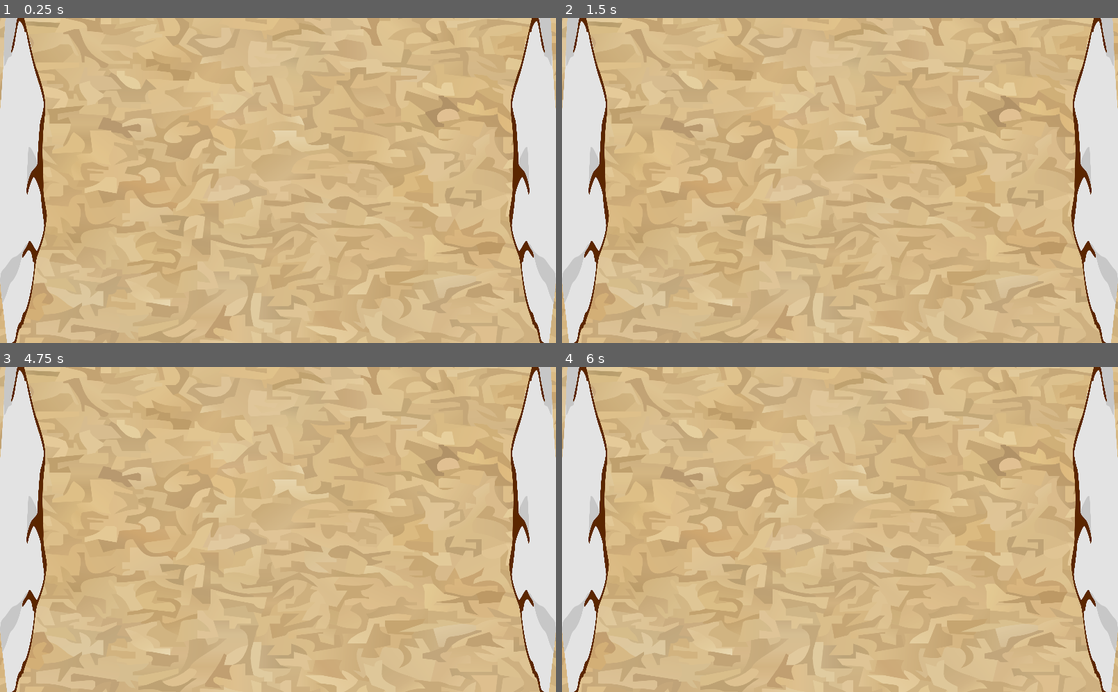
Above: before the commit, frames 1-4 (two rows, left to right).
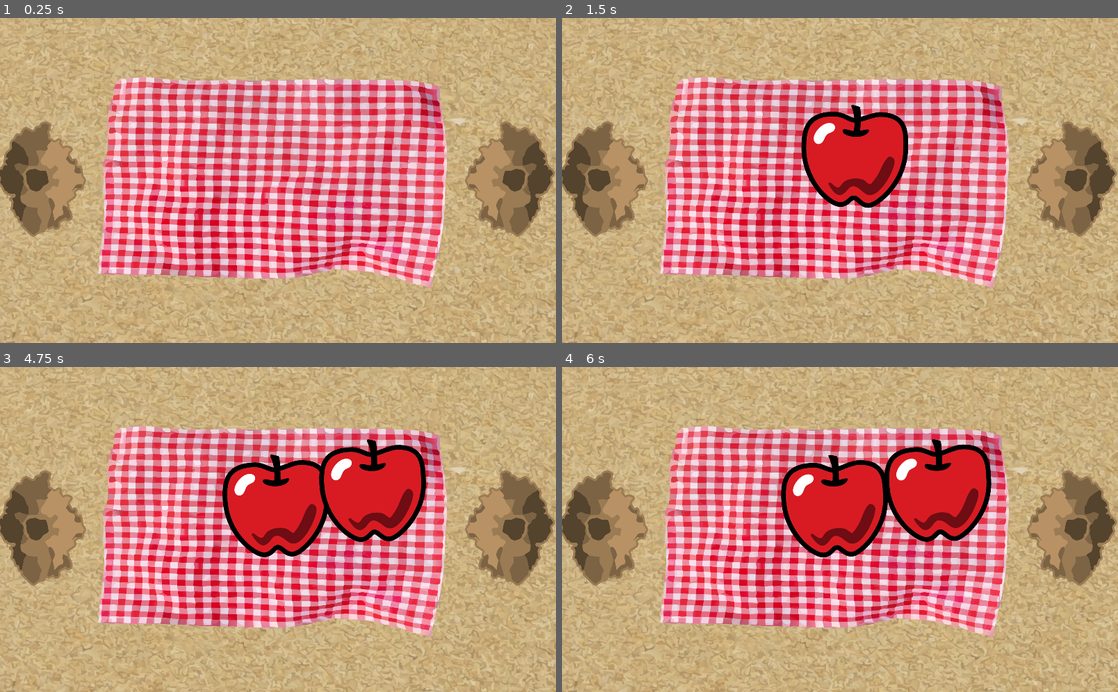
Above: after the commit, the same moments.

Repository: Luzzotica/BugOfWar
Game: Godot game, scene res://Entities/BugOfWar/PicnicMap.tscn
The game is run twice, just before and just after one commit, with the same random seed, the same clock (stepped at 60 frames per second) and the same inputs. This scene is started directly instead of the project's main scene. The engine's default icon, where the game draws it, is replaced by a stand-in: a white triangle on a blue panel in a dark square.
Inputs (mouse positions are in pixels of both pictures, inside the frame that each line leads up to):
- Up to frame 1 (0.25 s): no input
- Up to frame 2 (1.5 s): tap Enter at 0.5 s; move the mouse to (962, 164) at 0.52 s; hold Right (ui_right) 0.53-1.25 s; hold A (a) 0.53-1.25 s; click (962, 164) at 0.67 s; tap D (d) at 0.8 s; tap Space (special) at 1.25 s; drag from (728, 196) to (584, 180) at 1.27 s
- Up to frame 3 (4.75 s): tap Enter at 2, 3.5 s; move the mouse to (333, 458) at 2.02 s; hold Right (ui_right) 2.03-2.75 s; hold S (s) 2.03-2.75 s; tap W (w) at 2.3 s; tap Space (special) at 2.75, 4.25 s; drag from (250, 594) to (533, 529) at 2.77 s; move the mouse to (444, 578) at 3.52 s; hold Left (ui_left) 3.53-4.25 s; hold A (a) 3.53-4.25 s; tap D (d) at 3.8 s; drag from (111, 480) to (194, 448) at 4.27 s
- Up to frame 4 (6 s): move the mouse to (867, 529) at 5.02 s; hold Down (ui_down) 5.03-5.75 s; hold D (d) 5.03-5.75 s; click (867, 529) at 5.17 s; tap W (w) at 5.3 s; drag from (756, 448) to (584, 529) at 5.77 s

The runs differ from the first frame. In frame 1, 64% of the frame differs, in the area x 0-100%, y 0-100%; in frame 2, 64%; in frame 3, 64%; in frame 4, 64%.
Error after the commit: Attempt to call function 'get_overlapping_bodies' in base 'null instance' on a null instance. (res://Entities/BugOfWar/Anthill.gd:28)

Commit message:
Added lots of assets

Diff:
--- /dev/null
+++ b/Entities/BugOfWar/AntIK.gd
@@ -0,0 +1,21 @@
+extends Node2D
+
+onready var foot_right_one = $Skeleton/LegUpperR3/LegLower/Foot
+onready var foot_right_one_target: Node2D = $LegR1Target
+onready var foot_right_one_current_target: Vector3 = foot_right_one.global_position
+
+var distance = 100
+
+# Called when the node enters the scene tree for the first time.
+func _ready():
+	pass # Replace with function body.
+
+
+# Called every frame. 'delta' is the elapsed time since the previous frame.
+#func _process(delta):
+#	pass
+
+func _physics_process(delta):
+	foot_right_one.global_position = foot_right_one_current_target
+	if foot_right_one.global_position.distance_to(foot_right_one_target.global_position) > distance:
+		pass
--- /dev/null
+++ b/Entities/BugOfWar/AntIK.tscn
@@ -0,0 +1,165 @@
+[gd_scene load_steps=7 format=2]
+
+[ext_resource path="res://resources/drawable/black_ant/thorax.png" type="Texture" id=1]
+[ext_resource path="res://resources/drawable/black_ant/leg_upper.png" type="Texture" id=2]
+[ext_resource path="res://resources/drawable/black_ant/leg_lower.png" type="Texture" id=3]
+[ext_resource path="res://resources/drawable/black_ant/foot.png" type="Texture" id=4]
+[ext_resource path="res://resources/drawable/black_ant/abdomen.png" type="Texture" id=5]
+[ext_resource path="res://Entities/BugOfWar/AntIK.gd" type="Script" id=6]
+
+[node name="AntIK" type="Node2D"]
+scale = Vector2( 0.05, 0.05 )
+script = ExtResource( 6 )
+
+[node name="Skeleton" type="Skeleton2D" parent="."]
+
+[node name="LegUpperR3" type="Bone2D" parent="Skeleton"]
+position = Vector2( 120, 260 )
+rotation = 0.0262094
+rest = Transform2D( 0.949235, 0.314567, -0.314567, 0.949235, 120, 260 )
+default_length = 250.0
+__meta__ = {
+"_edit_bone_": true,
+"_edit_ik_": true
+}
+
+[node name="LegUpper" type="Sprite" parent="Skeleton/LegUpperR3"]
+position = Vector2( 180, 60 )
+rotation = 1.847
+texture = ExtResource( 2 )
+
+[node name="LegLower" type="Bone2D" parent="Skeleton/LegUpperR3"]
+position = Vector2( 380, 120 )
+rotation = 0.363467
+rest = Transform2D( 0.951901, -0.306404, 0.306404, 0.951901, 380, 120 )
+__meta__ = {
+"_edit_bone_": true
+}
+
+[node name="LegLower" type="Sprite" parent="Skeleton/LegUpperR3/LegLower"]
+position = Vector2( 3.05176e-05, 100 )
+texture = ExtResource( 3 )
+
+[node name="Foot" type="Bone2D" parent="Skeleton/LegUpperR3/LegLower"]
+position = Vector2( 20, 200 )
+rotation = 0.975461
+rest = Transform2D( 0.212608, 0.977138, -0.977138, 0.212608, 20, 200 )
+default_length = 250.0
+__meta__ = {
+"_edit_bone_": true,
+"_edit_ik_": true
+}
+
+[node name="Foot" type="Sprite" parent="Skeleton/LegUpperR3/LegLower/Foot"]
+position = Vector2( 56.5833, -44.7027 )
+rotation = -1.25664
+texture = ExtResource( 4 )
+
+[node name="LegUpperR2" type="Bone2D" parent="Skeleton"]
+position = Vector2( 140, 160 )
+rotation = -0.197136
+rest = Transform2D( 0.980631, -0.195862, 0.195862, 0.980631, 140, 160 )
+default_length = 250.0
+__meta__ = {
+"_edit_bone_": true,
+"_edit_ik_": true
+}
+
+[node name="LegUpper" type="Sprite" parent="Skeleton/LegUpperR2"]
+position = Vector2( 180, 60 )
+rotation = 1.847
+texture = ExtResource( 2 )
+
+[node name="LegLower" type="Bone2D" parent="Skeleton/LegUpperR2"]
+position = Vector2( 380, 120 )
+rotation = 0.277206
+rest = Transform2D( 0.961824, 0.273669, -0.273669, 0.961824, 380, 120 )
+__meta__ = {
+"_edit_bone_": true
+}
+
+[node name="LegLower" type="Sprite" parent="Skeleton/LegUpperR2/LegLower"]
+position = Vector2( 3.05176e-05, 100 )
+texture = ExtResource( 3 )
+
+[node name="Foot" type="Bone2D" parent="Skeleton/LegUpperR2/LegLower"]
+position = Vector2( 20, 200 )
+rotation = 1.17657
+rest = Transform2D( 0.384096, 0.923293, -0.923293, 0.384096, 20, 200 )
+default_length = 250.0
+__meta__ = {
+"_edit_bone_": true,
+"_edit_ik_": true
+}
+
+[node name="Foot" type="Sprite" parent="Skeleton/LegUpperR2/LegLower/Foot"]
+position = Vector2( 56.5833, -44.7027 )
+rotation = -1.25664
+texture = ExtResource( 4 )
+
+[node name="LegUpperR1" type="Bone2D" parent="Skeleton"]
+position = Vector2( 140, -40 )
+rotation = -0.794842
+rest = Transform2D( 0.700397, -0.713753, 0.713753, 0.700397, 140, -40 )
+default_length = 250.0
+__meta__ = {
+"_edit_bone_": true,
+"_edit_ik_": true
+}
+
+[node name="LegUpper" type="Sprite" parent="Skeleton/LegUpperR1"]
+position = Vector2( 180, 60 )
+rotation = 1.847
+texture = ExtResource( 2 )
+
+[node name="LegLower" type="Bone2D" parent="Skeleton/LegUpperR1"]
+position = Vector2( 380, 120 )
+rotation = 0.854959
+rest = Transform2D( 0.65625, 0.754544, -0.754544, 0.65625, 380, 120 )
+__meta__ = {
+"_edit_bone_": true
+}
+
+[node name="LegLower" type="Sprite" parent="Skeleton/LegUpperR1/LegLower"]
+position = Vector2( 3.05176e-05, 100 )
+texture = ExtResource( 3 )
+
+[node name="Foot" type="Bone2D" parent="Skeleton/LegUpperR1/LegLower"]
+position = Vector2( 20, 200 )
+rotation = 1.19652
+rest = Transform2D( 0.365599, 0.930772, -0.930772, 0.365599, 20, 200 )
+default_length = 250.0
+__meta__ = {
+"_edit_bone_": true,
+"_edit_ik_": true
+}
+
+[node name="Foot" type="Sprite" parent="Skeleton/LegUpperR1/LegLower/Foot"]
+position = Vector2( 56.5833, -44.7027 )
+rotation = -1.25664
+texture = ExtResource( 4 )
+
+[node name="Thorax" type="Sprite" parent="Skeleton"]
+texture = ExtResource( 1 )
+
+[node name="Abdomen" type="Sprite" parent="Skeleton"]
+position = Vector2( 20, 660 )
+texture = ExtResource( 5 )
+
+[node name="LegUpper" type="Sprite" parent="Skeleton"]
+position = Vector2( -300, 360 )
+rotation = -2.06183
+scale = Vector2( -1, 1 )
+texture = ExtResource( 2 )
+
+[node name="LegLower" type="Sprite" parent="Skeleton"]
+position = Vector2( 3.05176e-05, 100 )
+texture = ExtResource( 3 )
+
+[node name="Foot" type="Sprite" parent="Skeleton"]
+position = Vector2( 56.5833, -44.7027 )
+rotation = -1.25664
+texture = ExtResource( 4 )
+
+[node name="LegR1Target" type="Node2D" parent="."]
+position = Vector2( 440, 580 )
--- a/Entities/BugOfWar/Anthill.gd
+++ b/Entities/BugOfWar/Anthill.gd
@@ -4,7 +4,7 @@
 export(Color) var color
 
 
-onready var spawn_point: Node2D = $SpawnPoint
+onready var spawn_point: Node2D = $ScaleSpawnPoint
 var team_points: int = 0
 
 onready var anthill_area: Area2D = $"Anthill Area"
--- a/Entities/BugOfWar/Anthill.tscn
+++ b/Entities/BugOfWar/Anthill.tscn
@@ -1,33 +1,29 @@
 [gd_scene load_steps=5 format=2]
 
-[ext_resource path="res://resources/drawable/mountain-free-stock-photo-illustration-of-a-small-cartoon-69878.png" type="Texture" id=1]
+[ext_resource path="res://resources/drawable/AntHill.png" type="Texture" id=1]
 [ext_resource path="res://Entities/BugOfWar/Anthill.gd" type="Script" id=2]
 [ext_resource path="res://Entities/BugOfWar/Ant.tscn" type="PackedScene" id=3]
 
-[sub_resource type="RectangleShape2D" id=1]
-extents = Vector2( 41, 300 )
+[sub_resource type="CapsuleShape2D" id=1]
+radius = 198.341
+height = 111.304
 
 [node name="Anthill" type="Node2D"]
 script = ExtResource( 2 )
 worker_ant = ExtResource( 3 )
 
-[node name="Anthill Area" type="Area2D" parent="."]
-position = Vector2( 10, 10 )
+[node name="Scale" type="Node2D" parent="."]
+rotation = 0.928515
+scale = Vector2( 0.4, 0.4 )
 
-[node name="Collider" type="CollisionShape2D" parent="Anthill Area"]
-position = Vector2( 31, 290 )
+[node name="Anthill Area" type="Area2D" parent="Scale"]
+rotation = -0.98262
+
+[node name="Collider" type="CollisionShape2D" parent="Scale/Anthill Area"]
+position = Vector2( 0.5, -7 )
 shape = SubResource( 1 )
 
-[node name="HillTexture" type="TextureRect" parent="."]
-anchor_right = 1.0
-anchor_bottom = 1.0
-margin_left = 118.0
-margin_top = -77.0
-margin_right = 1076.0
-margin_bottom = 881.0
-rect_rotation = 89.9999
-rect_scale = Vector2( 0.747744, 0.17437 )
+[node name="SpawnPoint" type="Node2D" parent="Scale"]
+
+[node name="AntHill" type="Sprite" parent="Scale"]
 texture = ExtResource( 1 )
-
-[node name="SpawnPoint" type="Node2D" parent="."]
-position = Vector2( 40, 300 )
--- a/Entities/BugOfWar/Food.tscn
+++ b/Entities/BugOfWar/Food.tscn
@@ -1,7 +1,7 @@
 [gd_scene load_steps=4 format=2]
 
 [ext_resource path="res://Entities/BugOfWar/Food.gd" type="Script" id=1]
-[ext_resource path="res://resources/drawable/icon.png" type="Texture" id=2]
+[ext_resource path="res://resources/drawable/Fruit/Apple.png" type="Texture" id=2]
 
 [sub_resource type="RectangleShape2D" id=3]
 extents = Vector2( 96, 96 )
@@ -11,8 +11,8 @@
 script = ExtResource( 1 )
 
 [node name="Icon" type="Sprite" parent="."]
-position = Vector2( -1, -1.00001 )
-scale = Vector2( 3, 3 )
+position = Vector2( -1, -1 )
+scale = Vector2( 0.5, 0.5 )
 texture = ExtResource( 2 )
 
 [node name="CollisionShape2D" type="CollisionShape2D" parent="."]
--- /dev/null
+++ b/Entities/BugOfWar/FoodSpawnArea.tscn
@@ -0,0 +1,25 @@
+[gd_scene load_steps=4 format=2]
+
+[ext_resource path="res://Entities/BugOfWar/FoodSpawnArea.gd" type="Script" id=1]
+[ext_resource path="res://Entities/BugOfWar/Food.tscn" type="PackedScene" id=2]
+
+[sub_resource type="RectangleShape2D" id=3]
+extents = Vector2( 314, 213.25 )
+
+[node name="FoodSpawnArea" type="Node2D"]
+script = ExtResource( 1 )
+Food = ExtResource( 2 )
+
+[node name="SpawnArea" type="Area2D" parent="."]
+position = Vector2( 519, 278 )
+
+[node name="Shape" type="CollisionShape2D" parent="SpawnArea"]
+position = Vector2( -9, 20.75 )
+shape = SubResource( 3 )
+
+[node name="FoodGroup" type="Node2D" parent="."]
+position = Vector2( 518, 278 )
+
+[node name="SpawnTimer" type="Timer" parent="."]
+
+[connection signal="timeout" from="SpawnTimer" to="." method="_on_SpawnTimer_timeout"]
--- a/Entities/BugOfWar/PicnicMap.tscn
+++ b/Entities/BugOfWar/PicnicMap.tscn
@@ -1,10 +1,12 @@
-[gd_scene load_steps=8 format=2]
+[gd_scene load_steps=10 format=2]
 
-[ext_resource path="res://resources/drawable/Sand Map 2 (Screenshot bc we can't export).png" type="Texture" id=2]
+[ext_resource path="res://resources/drawable/SandMap.png" type="Texture" id=1]
+[ext_resource path="res://resources/drawable/PicnicBlanket.png" type="Texture" id=2]
 [ext_resource path="res://Entities/BugOfWar/BugOfWarGame.gd" type="Script" id=3]
 [ext_resource path="res://Entities/BugOfWar/Anthill.tscn" type="PackedScene" id=4]
 [ext_resource path="res://Entities/BugOfWar/Ant.tscn" type="PackedScene" id=5]
 [ext_resource path="res://Entities/BugOfWar/BattleMusicManager.tscn" type="PackedScene" id=6]
+[ext_resource path="res://Entities/BugOfWar/FoodSpawnArea.tscn" type="PackedScene" id=7]
 
 [sub_resource type="RectangleShape2D" id=1]
 extents = Vector2( 512, 4.98372 )
@@ -16,9 +18,13 @@
 script = ExtResource( 3 )
 worker_ant = ExtResource( 5 )
 
-[node name="NinePatchRect" type="NinePatchRect" parent="."]
-margin_right = 1024.0
-margin_bottom = 600.0
+[node name="SandMap" type="Sprite" parent="."]
+position = Vector2( 531, 343 )
+texture = ExtResource( 1 )
+
+[node name="PicnicBlanket" type="Sprite" parent="."]
+position = Vector2( 504, 299 )
+scale = Vector2( 0.425, 0.425 )
 texture = ExtResource( 2 )
 
 [node name="Boundaries" type="StaticBody2D" parent="."]
@@ -42,10 +48,13 @@
 [node name="Anthills" type="Node2D" parent="."]
 
 [node name="AnthillL" parent="Anthills" instance=ExtResource( 4 )]
+position = Vector2( 72, 299 )
 
 [node name="AnthillR" parent="Anthills" instance=ExtResource( 4 )]
-position = Vector2( 1024, 0 )
+position = Vector2( 943, 299 )
 scale = Vector2( -1, 1 )
+
+[node name="FoodSpawnArea" parent="." instance=ExtResource( 7 )]
 
 [node name="AntHolder" type="Node2D" parent="."]
 
--- a/Entities/BugOfWar/SandMap.tscn
+++ b/Entities/BugOfWar/SandMap.tscn
@@ -1,21 +1,17 @@
-[gd_scene load_steps=11 format=2]
+[gd_scene load_steps=9 format=2]
 
 [ext_resource path="res://Entities/BugOfWar/BattleMusicManager.tscn" type="PackedScene" id=1]
 [ext_resource path="res://resources/drawable/Sand Map 2 (Screenshot bc we can't export).png" type="Texture" id=2]
 [ext_resource path="res://Entities/BugOfWar/BugOfWarGame.gd" type="Script" id=3]
 [ext_resource path="res://Entities/BugOfWar/Anthill.tscn" type="PackedScene" id=4]
 [ext_resource path="res://Entities/BugOfWar/Ant.tscn" type="PackedScene" id=5]
-[ext_resource path="res://Entities/BugOfWar/FoodSpawnArea.gd" type="Script" id=6]
-[ext_resource path="res://Entities/BugOfWar/Food.tscn" type="PackedScene" id=7]
+[ext_resource path="res://Entities/BugOfWar/FoodSpawnArea.tscn" type="PackedScene" id=6]
 
 [sub_resource type="RectangleShape2D" id=1]
 extents = Vector2( 512, 4.98372 )
 
 [sub_resource type="RectangleShape2D" id=2]
 extents = Vector2( 5.5, 299.5 )
-
-[sub_resource type="RectangleShape2D" id=3]
-extents = Vector2( 314, 213.25 )
 
 [node name="BasicMap" type="Node2D"]
 script = ExtResource( 3 )
@@ -54,22 +50,6 @@
 scale = Vector2( -1, 1 )
 color = Color( 0.12549, 0.027451, 0.996078, 1 )
 
-[node name="FoodSpawnArea" type="Node2D" parent="."]
-script = ExtResource( 6 )
-Food = ExtResource( 7 )
-
-[node name="SpawnArea" type="Area2D" parent="FoodSpawnArea"]
-position = Vector2( 519, 278 )
-
-[node name="Shape" type="CollisionShape2D" parent="FoodSpawnArea/SpawnArea"]
-position = Vector2( -9, 20.75 )
-shape = SubResource( 3 )
-
-[node name="FoodGroup" type="Node2D" parent="FoodSpawnArea"]
-position = Vector2( 518, 278 )
-
-[node name="SpawnTimer" type="Timer" parent="FoodSpawnArea"]
+[node name="FoodSpawnArea" parent="." instance=ExtResource( 6 )]
 
 [node name="BattleMusicManager" parent="." instance=ExtResource( 1 )]
-
-[connection signal="timeout" from="FoodSpawnArea/SpawnTimer" to="FoodSpawnArea" method="_on_SpawnTimer_timeout"]
Binary file added: resources/drawable/AntHill.png
Binary file added: resources/drawable/Fruit/Apple.png
Binary file added: resources/drawable/Fruit/Banana.png
Binary file added: resources/drawable/Fruit/Blueberry.png
Binary file added: resources/drawable/Fruit/Cherry.png
Binary file added: resources/drawable/Fruit/Grape.png
Binary file added: resources/drawable/Fruit/Kiwi.png
Binary file added: resources/drawable/Fruit/Lemon.png
Binary file added: resources/drawable/Fruit/Orange.png
Binary file added: resources/drawable/Fruit/Peach.png
Binary file added: resources/drawable/Fruit/Pear.png
Binary file added: resources/drawable/Fruit/Strawberry.png
(and 11 more such lines)
